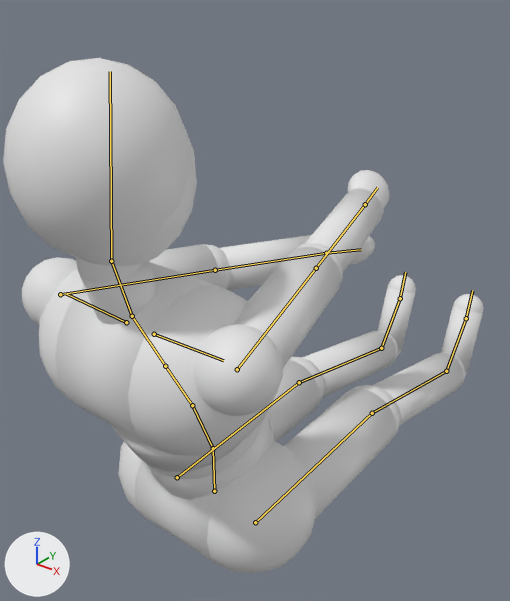
The Blender file previs/rig/mannequin.blend, before and after one commit.
Rendered twice from a camera (50 mm lens) standing at (0.721, -0.857, 1.246) and looking at (-0.078, 0.14, 0.627). The lights are fixed; the arrows at lower left show +X, +Y and +Z. The first picture is the older version. Both versions are drawn at frame 1 of the action 'magcheck'; the numbers are the values there. The bones that bend it are drawn over the model as lines.

Names of what the first picture shows: 'MannequinMesh'.
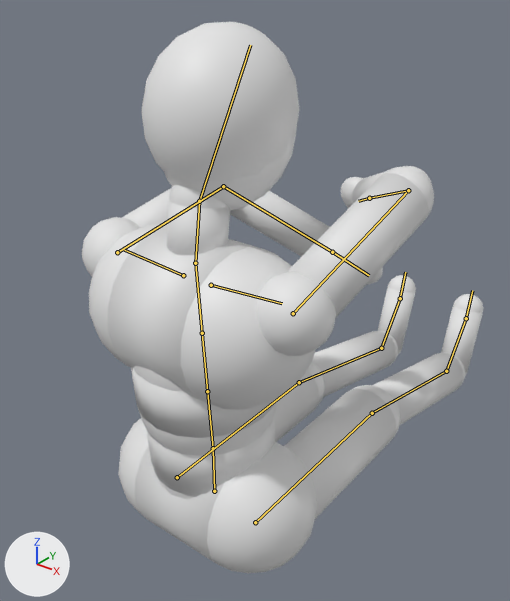
The edits, one by one:
Bone 'Spine' (bone_spine) turns from (22, 0, 0) to (4, 0, 0) degrees about its own x, y and z.
Bone 'Spine1' (bone_spine1) turns from (6, 0, 0) to (0, 0, 0) degrees about its own x, y and z.
Bone 'LeftArm' (bone_leftarm) turns from (77, 38, 29) to (97, 0, 30) degrees about its own x, y and z.
Bone 'LeftForeArm' (bone_leftforearm) turns from (0, 0, 2) to (-2, -1, -67) degrees about its own x, y and z.
Bone 'RightArm' (bone_rightarm) turns from (85, -26, -36) to (107, 16, -29) degrees about its own x, y and z.
Bone 'RightForeArm' (bone_rightforearm) turns from (0, 0, -2) to (-2, 1, 67) degrees about its own x, y and z.

Where the change shows, as pixel boxes (x1, y1, x2, y2) in the pictures (510 x 601 px):
'MannequinMesh', posed (16% narrower, 7% taller)
    before: (3, 58, 484, 573)
    after: (82, 22, 484, 573)
bone 'Spine', root to tip
    before: (213, 448) to (192, 405)
    after: (213, 448) to (207, 391)
bone 'Spine1', root to tip
    before: (192, 405) to (165, 366)
    after: (207, 391) to (202, 333)
bone 'LeftArm', root to tip
    before: (60, 294) to (215, 270)
    after: (117, 252) to (223, 186)
bone 'LeftForeArm', root to tip
    before: (215, 270) to (326, 253)
    after: (223, 186) to (332, 252)
bone 'RightArm', root to tip
    before: (237, 369) to (316, 268)
    after: (293, 313) to (408, 190)
bone 'RightForeArm', root to tip
    before: (316, 268) to (365, 204)
    after: (408, 190) to (369, 198)
